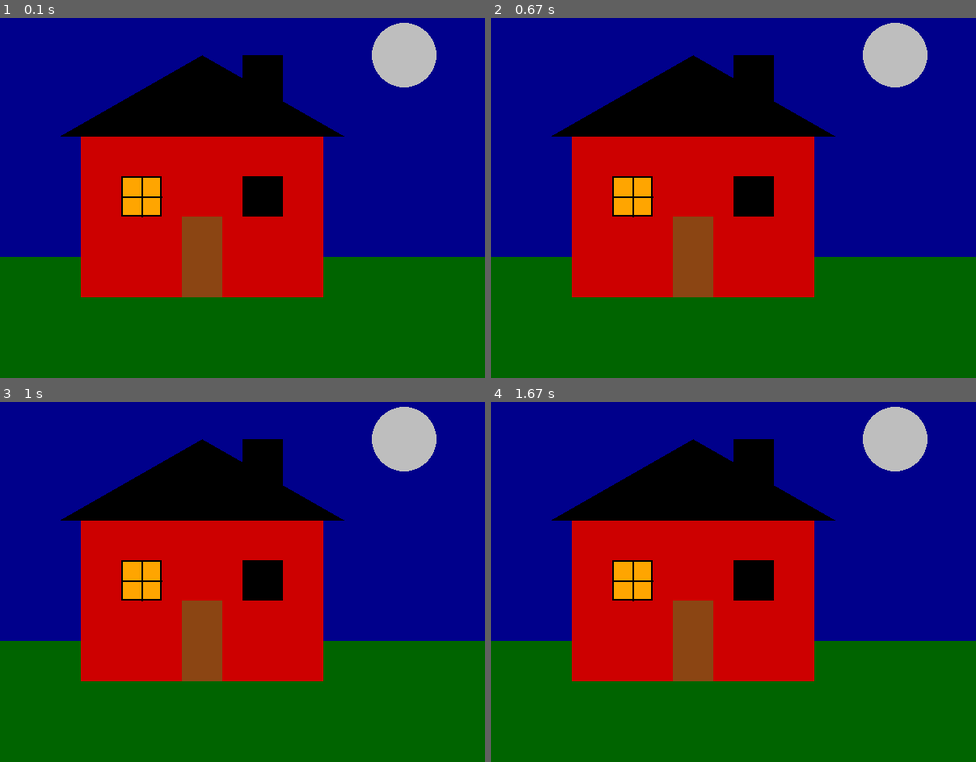
Above: before the commit, frames 1-4 (two rows, left to right).
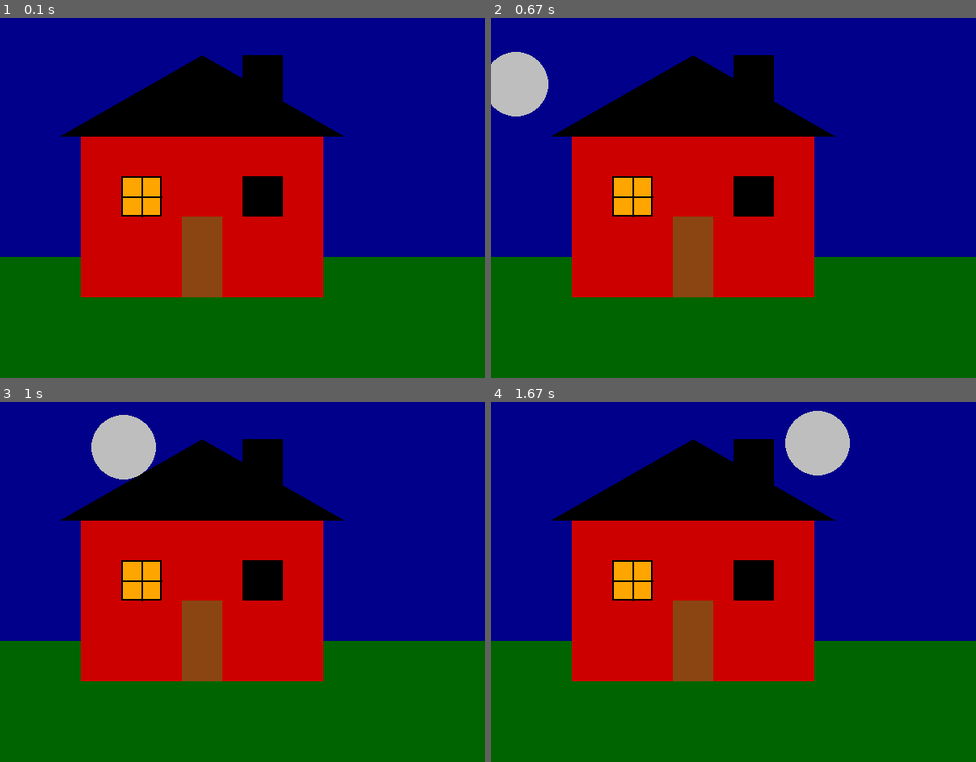
Above: after the commit, the same moments.

Repository: johanhake/it2-kodeekssempler-25-26
Game: pygame game, started from runde3/eksempler/kap3.4/eks_3.4.3-måne.py
Same seed, same stepped clock (60 frames per second), same inputs: the game is played once before the commit and once after it.
Inputs:
- Up to frame 1 (0.1 s): no input
- Up to frame 2 (0.67 s): no input
- Up to frame 3 (1 s): no input
- Up to frame 4 (1.67 s): no input

The runs differ from the first frame. In frame 1, 1.9% of the frame differs, in the area x 76-90%, y 1-20%; in frame 2, 3.6%; in frame 3, 3.7%, in the area x 18-90%, y 1-22%; in frame 4, 3.7%.

Commit message:
Måne fra timen

Diff:
--- a/runde3/eksempler/kap3.4/eks_3.4.3-måne.py
+++ b/runde3/eksempler/kap3.4/eks_3.4.3-måne.py
@@ -13,8 +13,10 @@
 pg.display.set_caption("Måne")
 
 # Måneparametrer
-x_måne = 500
-y_måne = 100
+R = 1000
+x0 = BREDDE / 2
+y0 = 1100
+alpha = 2*pi/3 # 120 grader
 
 fortsett = True
 while fortsett:
@@ -24,6 +26,12 @@
 
     vindu.fill("darkblue") # Bakgrunn/himmel
 
+    alpha -= pi/200
+
+    x_måne = x0 + R*cos(alpha)
+    y_måne = y0 - R*sin(alpha)
+
+    pg.draw.circle(vindu, 'grey', (x_måne, y_måne), 40) # Måne
 
     # Tegn et hus
     pg.draw.rect(vindu, 'darkgreen', (0,350,600,150)) # Gress
@@ -37,9 +45,6 @@
     pg.draw.polygon(vindu, 'black', ((75,200),(250,100),(425,200))) # Tak
     pg.draw.rect(vindu, 'black', (300,100,50,100)) # Pipe
 
-    pg.draw.circle(vindu, 'grey', (x_måne, y_måne), 40) # Måne
-
-
     pg.display.update()
 
     klokke.tick(FPS)
